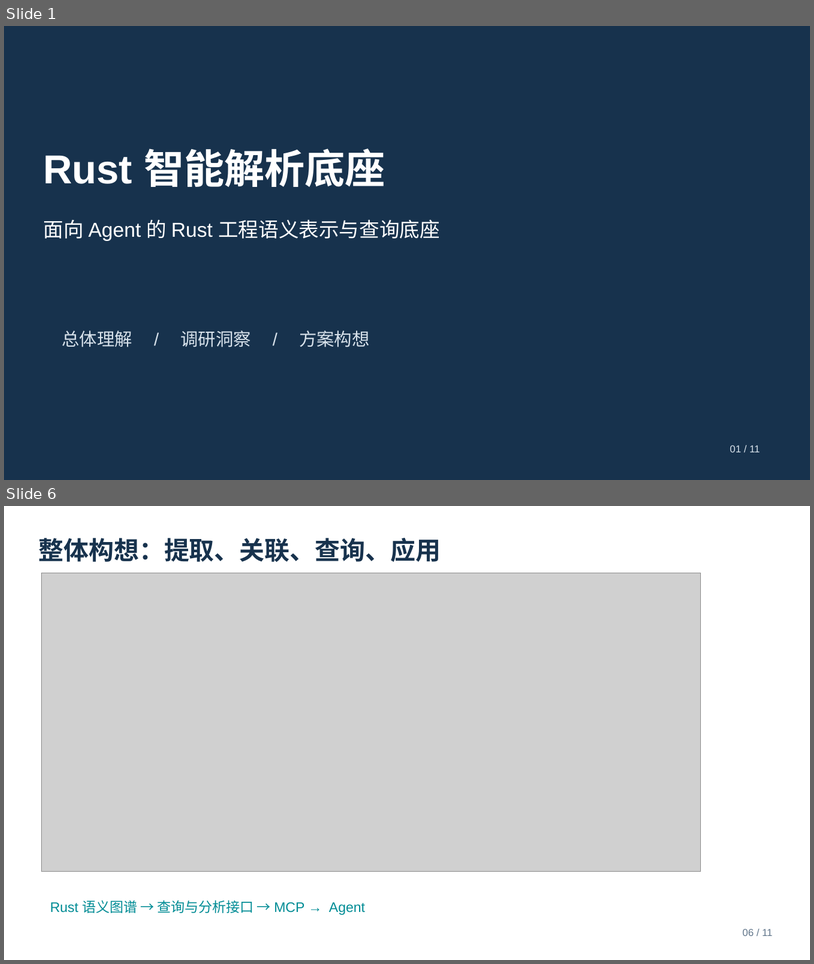
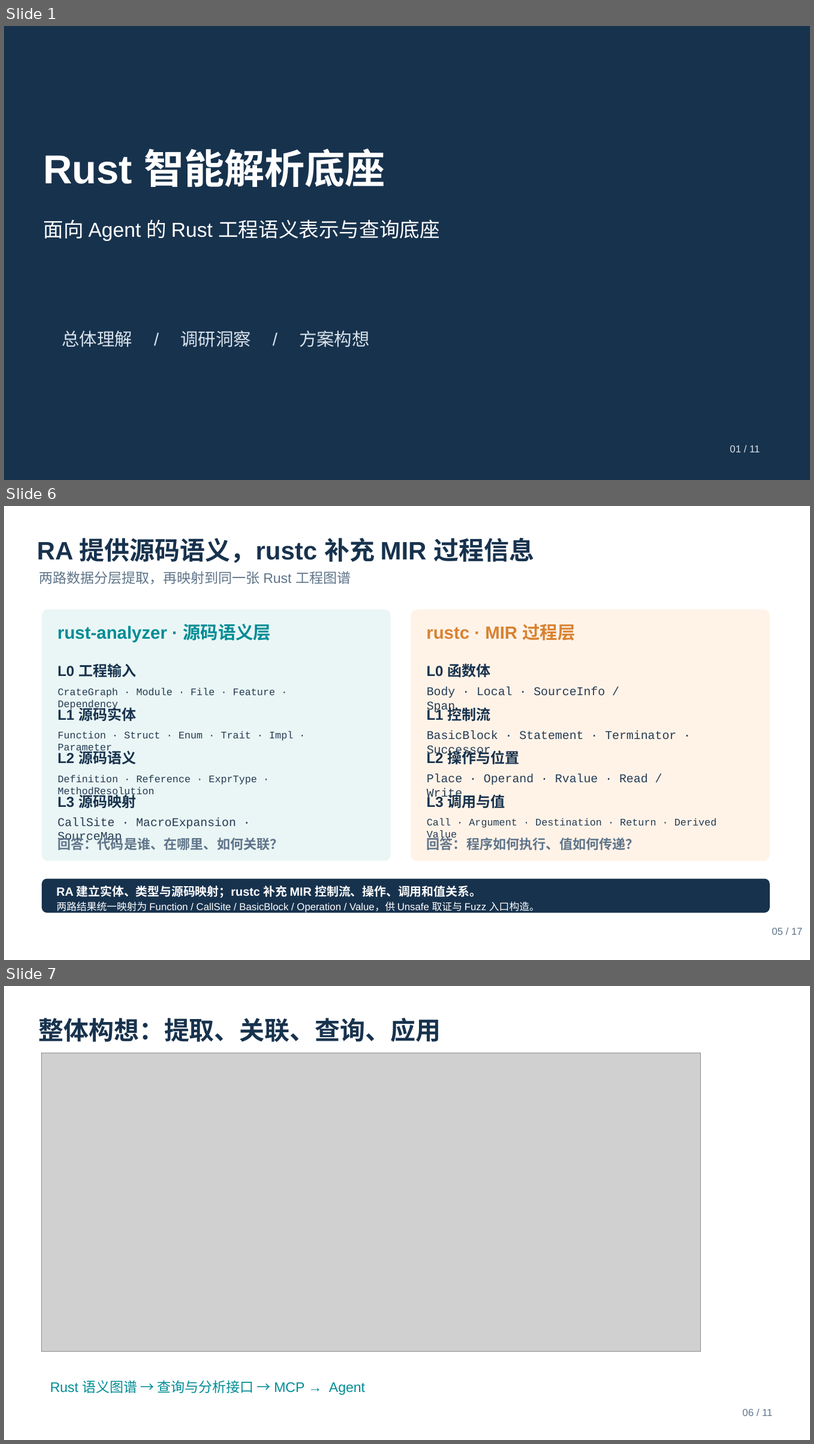
Before and after one commit to ichab/rk8s, a slide deck: Rust智能解析底座_汇报.pptx. Shown one above the other, each under a label of ours: slides 1 and 6 before the commit, slides 1, 6 and 7 after it; the slides between them are not shown. The pictures are 814x964 and 814x1444 pixels, drawn with LibreOffice and Linux fonts; fonts in the diff are those of the drawing; grey boxes stand for pictures. Boxes give left, top, right and bottom in pixels: in the first picture for what was removed or moved away, otherwise in the second. Text is boxed around its words. In the diff, an @@ line names an element or a change of style, - is before the commit and + after.

```diff
--- a/Rust智能解析底座_汇报.pptx
+++ b/Rust智能解析底座_汇报.pptx
@@ slide 6 added at (4, 506, 810, 960), background #FFFFFF @@
@@ text added at (37, 538, 534, 563), 30 pt, text #17324D, bold @@
+RA 提供源码语义，rustc 补充 MIR 过程信息
@@ text added at (39, 571, 351, 584), 16.5 pt, text #60758A @@
+两路数据分层提取，再映射到同一张 Rust 工程图谱
@@ group added at (42, 609, 390, 861): 10 texts, 1 rounded rectangle @@
+rust-analyzer · 源码语义层
+L0 工程输入
+CrateGraph · Module · File · Feature · Dependency
+L1 源码实体
+Function · Struct · Enum · Trait · Impl · Parameter
+L2 源码语义
+Definition · Reference · ExprType · MethodResolution
+L3 源码映射
+CallSite · MacroExpansion · SourceMap
+回答：代码是谁、在哪里、如何关联？
@@ group added at (411, 609, 770, 861): 10 texts, 1 rounded rectangle @@
+rustc · MIR 过程层
+L0 函数体
+Body · Local · SourceInfo / Span
+L1 控制流
+BasicBlock · Statement · Terminator · Successor
+L2 操作与位置
+Place · Operand · Rvalue · Read / Write
+L3 调用与值
+Call · Argument · Destination · Return · Derived Value
+回答：程序如何执行、值如何传递？
@@ rounded rectangle added at (42, 879, 770, 913), fill #17324D @@
@@ text added at (56, 885, 482, 898), 14.2 pt, text #FFFFFF, bold @@
+RA 建立实体、类型与源码映射；rustc 补充 MIR 控制流、操作、调用和值关系。
@@ text added at (57, 901, 540, 913), 12 pt, text #FFFFFF @@
+两路结果统一映射为 Function / CallSite / BasicBlock / Operation / Value，供 Unsafe 取证与 Fuzz 入口构造。
@@ text added at (772, 927, 803, 934), 12 pt, text #60758A @@
+05 / 17
@@ what was slide 6 is now slide 7 @@
```
Also in this commit, not shown: 3 slides changed, 4 other slides added, 1 slide removed.
